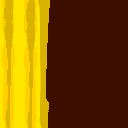
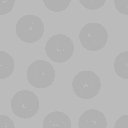
The second 128 x 128 image is a revision of the first. Changes to its layers:
added layer "Livello Disegno 16" above "miampada" over <box>0,0,128,128</box>
hid group "miampada" (3 layers) over <box>0,0,128,128</box>
